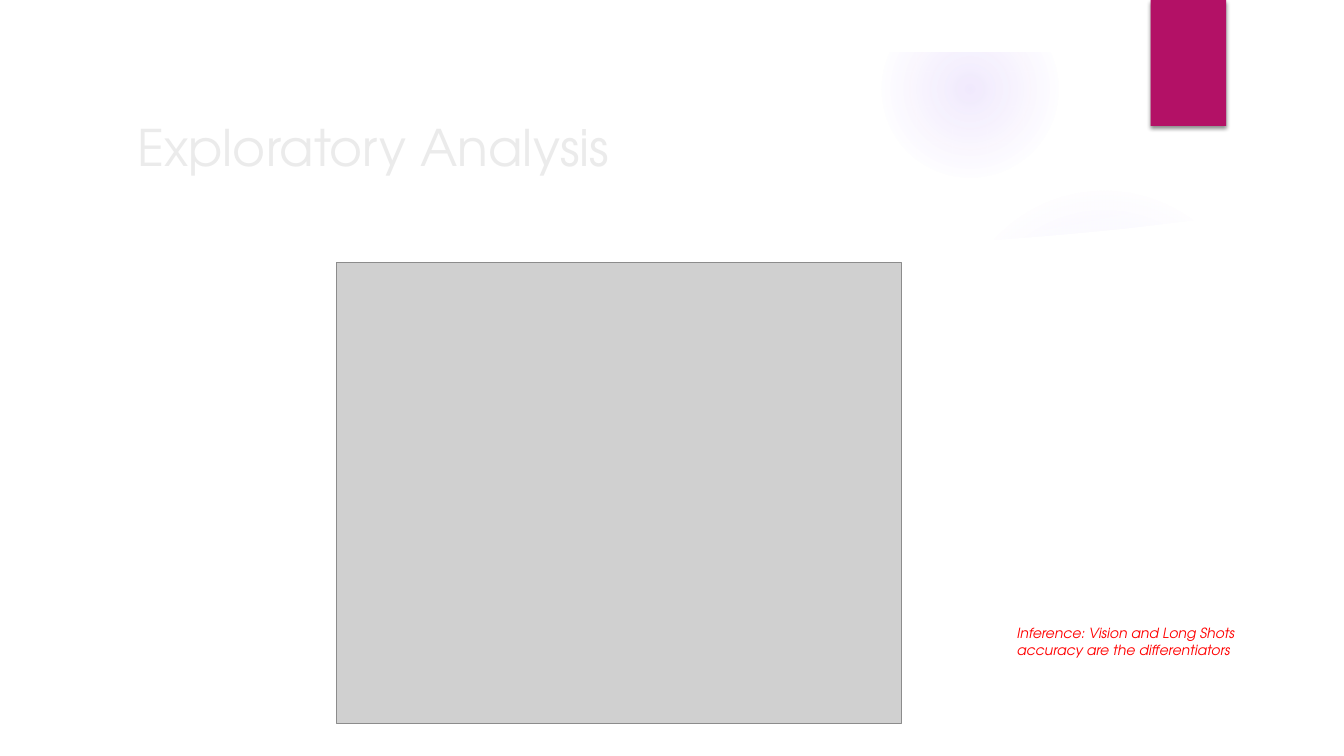
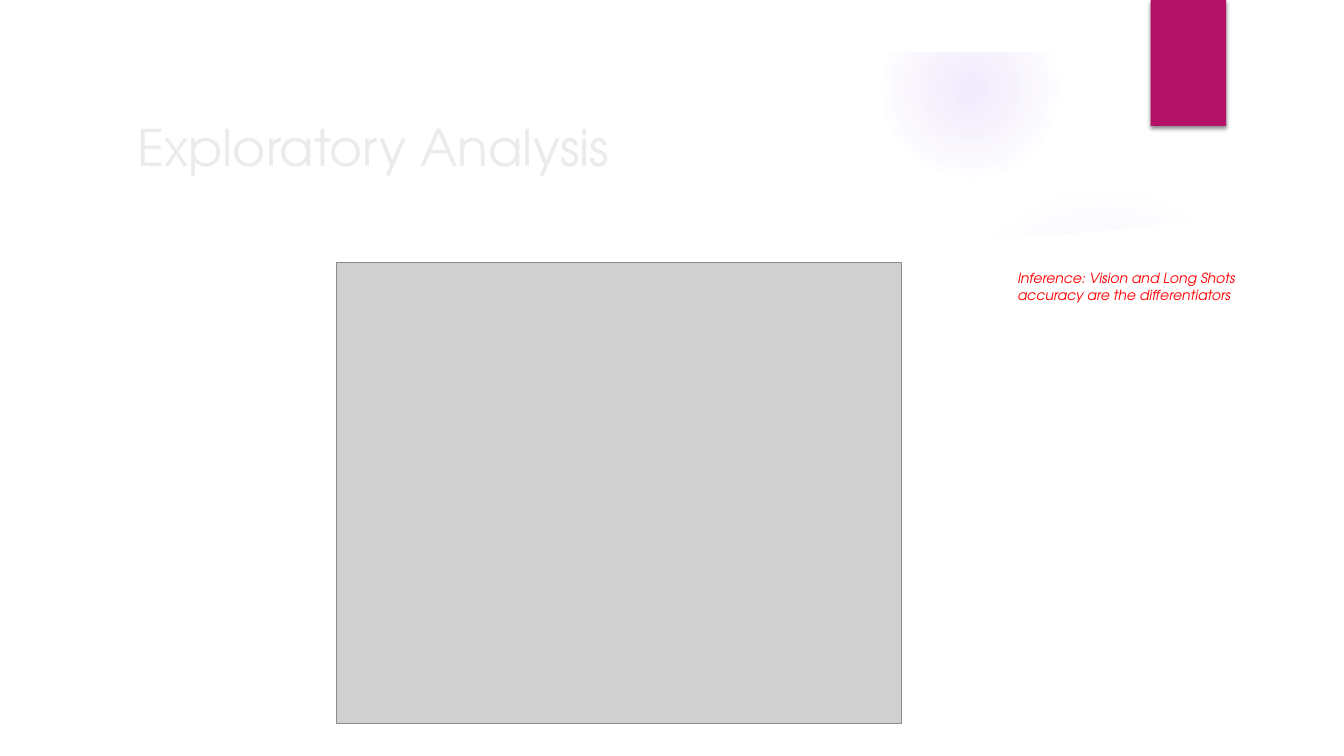
Before and after one commit to sharax/ECE_143_Group_11, a slide deck: slide 8 of ECE_143.pptx (slide 9 before the commit). Drawn at 1344x756 pixels with LibreOffice and Linux fonts; fonts in the diff are those of the drawing; grey boxes stand for pictures; background and template pictures are left out. Boxes give left, top, right and bottom in pixels: in the first picture for what was removed or moved away, otherwise in the second. Text is boxed around its words. In the diff, an @@ line names an element or a change of style, - is before the commit and + after.

```diff
--- a/ECE_143.pptx
+++ b/ECE_143.pptx
@@ text "Inference: Vision and Long Shots ...": place and size @@
-text "Inference: Vision and Long Shots ..." at (1017, 627, 1234, 658)
+text "Inference: Vision and Long Shots ..." at (1018, 272, 1235, 303)
```
Also in this commit, not shown: 12 other slides changed, 5 slides added, 4 slides removed.
